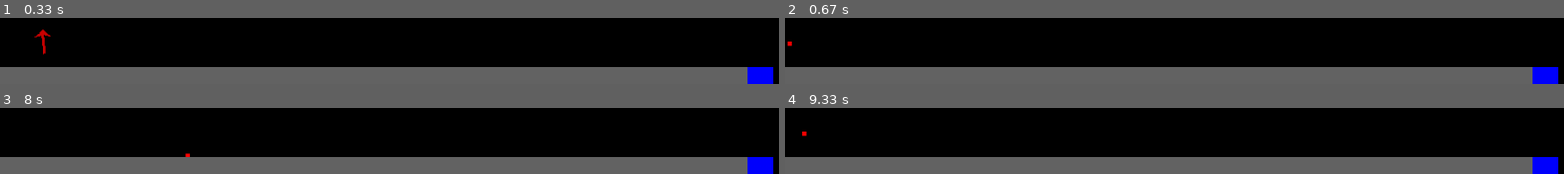
Above: before the commit, frames 1-4 (two rows, left to right).
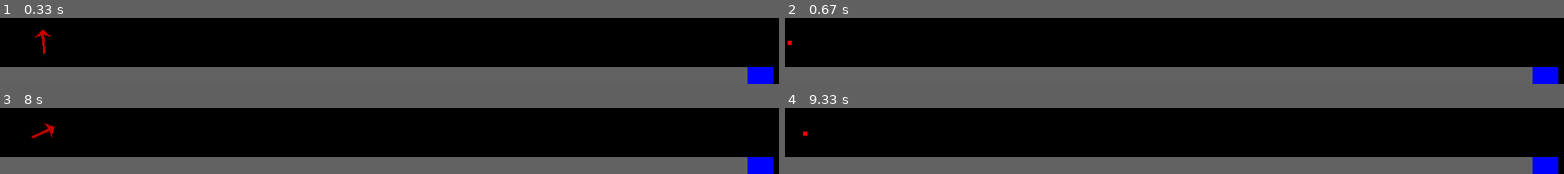
Above: after the commit, the same moments.

Repository: emaxwell14/Python
Game: pygame game, started from GolfPyGame/golfpygame/main.py
The game is run twice, just before and just after one commit, with the same random seed, the same clock (stepped at 60 frames per second) and the same inputs.
Inputs (mouse positions are in pixels of both pictures, inside the frame that each line leads up to):
- Up to frame 1 (0.33 s): no input
- Up to frame 2 (0.67 s): press the mouse at (outside the picture) at 0.37 s; move the mouse to (outside the picture) at 0.47 s; release the mouse at (outside the picture) at 0.6 s
- Up to frame 3 (8 s): press the mouse at (outside the picture) at 3.2 s; move the mouse to (outside the picture) at 3.3 s; release the mouse at (outside the picture) at 3.43 s; press the mouse at (outside the picture) at 3.53 s; move the mouse to (outside the picture) at 3.63 s; release the mouse at (outside the picture) at 3.77 s
- Up to frame 4 (9.33 s): press the mouse at (outside the picture) at 8.7 s; move the mouse to (outside the picture) at 8.8 s; release the mouse at (1096, 121) at 8.93 s

Frame 1 is identical in both runs. In frame 2, less than 0.1% of the frame differs, in the area x 0-1%, y 34-43%; in frame 3, 0.3%, in the area x 4-25%, y 22-75%; in frame 4, less than 0.1%.

Commit message:
Removed nested game loops

Diff:
--- a/GolfPyGame/golfpygame/main.py
+++ b/GolfPyGame/golfpygame/main.py
@@ -119,6 +119,8 @@
 
 
 # Util Methods
+
+# Unused
 def getmaxdistance(power, angle_radians):
     a = math.pow (power, 2)
     b = math.sin(2 * angle_radians)
@@ -156,9 +158,7 @@
 
     return False
 
-def update_screen():
-    world.update(screen)
-    pygame.display.update()
+
 
 # OPTIONS
 level=[
@@ -204,66 +204,50 @@
 arrow = Aimer()
 arrow.setposition(offset_x, offset_y)
 
-
-current_y =  start_height
+aiming_mode = True
+interval_multiplier = 1
 
 # GAME LOOP
 while True:
     # Init loop vars
-    angle_selected = False
-    finished = False
-    interval_multiplier = 1
+    screen.fill((0,0,0))
 
     for event in pygame.event.get():
-            if event.type == QUIT:
-                pygame.quit()
-                sys.exit()
-
-    # ARROW LOOP
-    while not angle_selected:
-        #blank screen
-        # Need to blit instead of clearing entire screen
-        screen.fill((0,0,0))
-
-        for event in pygame.event.get():
-            if event.type == QUIT:
-                pygame.quit()
-                sys.exit()
-            elif event.type == pygame.MOUSEBUTTONDOWN:
-                start = time.perf_counter()
-            elif event.type == pygame.MOUSEBUTTONUP:
+        if event.type == QUIT:
+            pygame.quit()
+            sys.exit()
+        elif event.type == pygame.MOUSEBUTTONDOWN:
+            start = time.perf_counter()
+
+        if aiming_mode:
+            if event.type == pygame.MOUSEBUTTONUP:
                 # setting power and ending loop
                 end = time.perf_counter()
                 elapsed = end - start
                 power = elapsed * 200
                 print(power)
                 angle_selected = True
-
+                aiming_mode = False
+                pos = pygame.mouse.get_pos()
+                #using absolute value to get angle
+                angle = math.fabs(math.atan2(pos[1]-offset_y,pos[0]-offset_x)*180/math.pi)
+                angle_radians = math.radians(angle)
+                interval_multiplier = 1
+
+    # Set aimer position
+    if aiming_mode:
         arrow.rotate_with_mouse(offset_x, offset_y)
-        world.update(screen)
-        pygame.display.update()
-
-    # BALL LOOP
-    pos = pygame.mouse.get_pos()
-    # using absolute value to get angle
-    angle= math.fabs(math.atan2(pos[1]-offset_y,pos[0]-offset_x)*180/math.pi)
-    angle_radians = math.radians(angle)
-
-    while not finished:
-        screen.fill((0,0,0))
-
-        for event in pygame.event.get():
-            if event.type == QUIT:
-                pygame.quit()
-                sys.exit()
-
+
+    # Set ball position
+    if not aiming_mode:
         current_x = interval_multiplier * x_interval
         current_y = offset_y - getposition(current_x, angle_radians, power)
 
         ball.setposition(current_x, current_y)
         ball_plain.draw(screen)
-        world.update(screen)
-
-        finished = world.ball_collided(ball.rect)
+
+        aiming_mode = world.ball_collided(ball.rect)
         interval_multiplier = interval_multiplier + 1
-        pygame.display.update()
+
+    world.update(screen)
+    pygame.display.update()
